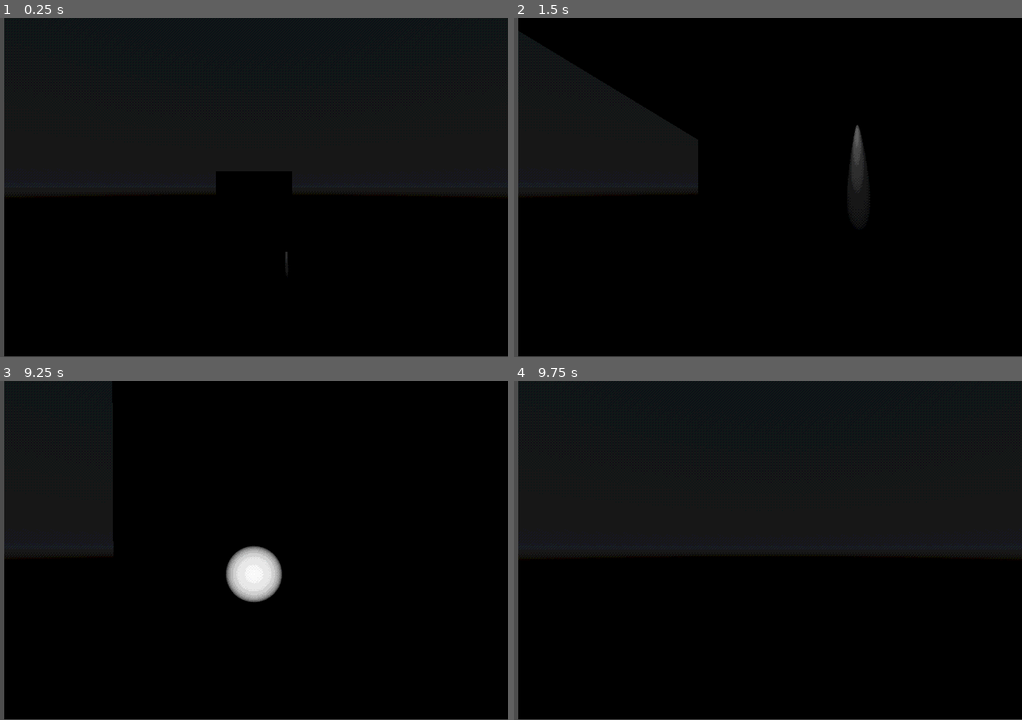
Above: before the commit, frames 1-4 (two rows, left to right).
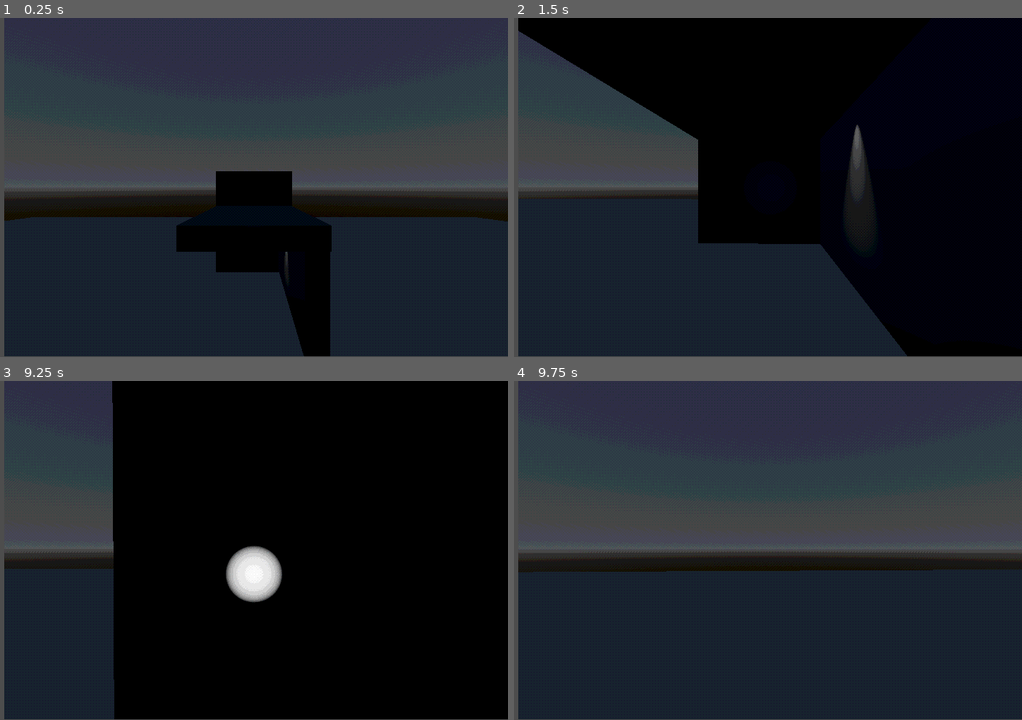
Above: after the commit, the same moments.

Repository: gurkenpoo/projectBP
Game: Godot game, scene res://Levels/testingArea.tscn
Two runs of this game, one before a commit and one after it. Both use one fixed random seed, a clock stepped at 60 frames per second and the inputs below.
Inputs (mouse positions are in pixels of both pictures, inside the frame that each line leads up to):
- Up to frame 1 (0.25 s): no input
- Up to frame 2 (1.5 s): tap Enter (ui_accept) at 0.5, 0.77 s; move the mouse to (798, 187) at 0.52 s; hold W (up) from 0.53 s (still down); move the mouse to (742, 187) at 1.27 s
- Up to frame 3 (9.25 s): tap Enter (ui_accept) at 1.52, 2.75, 3.02, 3.5, 3.77, 4.25, 4.52, 5, 5.75, 6.02, 6.77, 7.52, 9.02 s; move the mouse to (264, 543) at 2.02 s; move the mouse to (248, 557) at 2.77 s; move the mouse to (289, 553) at 3.52 s; move the mouse to (213, 547) at 4.27 s; move the mouse to (259, 550) at 5.02 s; move the mouse to (233, 543) at 5.77 s; release W (up) at 5.78 s; hold D (right) 5.78-6.53 s; move the mouse to (284, 550) at 6.52 s; hold W (up) 6.53-8.78 s; move the mouse to (228, 550) at 7.27 s; move the mouse to (264, 543) at 8.02 s; move the mouse to (248, 557) at 8.77 s; hold A (left) from 8.78 s (still down)
- Up to frame 4 (9.75 s): move the mouse to (803, 553) at 9.52 s; release A (left) at 9.53 s; hold W (up) from 9.53 s (still down)

The runs differ from the first frame. In frame 1, 85% of the frame differs, in the area x 0-100%, y 0-100%; in frame 2, 39%; in frame 3, 21%; in frame 4, 95%.

Commit message:
mock scripts and scences

Diff:
--- /dev/null
+++ b/Assets/Objects/enemy_test.tscn
@@ -0,0 +1,20 @@
+[gd_scene load_steps=4 format=3 uid="uid://cr1kedd2il21x"]
+
+[ext_resource type="Script" path="res://Scripts/zmb.gd" id="1_td4v7"]
+
+[sub_resource type="CapsuleShape3D" id="CapsuleShape3D_t6tq5"]
+
+[sub_resource type="CapsuleMesh" id="CapsuleMesh_733sb"]
+
+[node name="enemy" type="CharacterBody3D" groups=["enemies"]]
+transform = Transform3D(1, 0, 0, 0, 1, 0, 0, 0, 1, 0, 2, 0)
+script = ExtResource("1_td4v7")
+
+[node name="CollisionShape3D" type="CollisionShape3D" parent="."]
+shape = SubResource("CapsuleShape3D_t6tq5")
+
+[node name="MeshInstance3D" type="MeshInstance3D" parent="."]
+mesh = SubResource("CapsuleMesh_733sb")
+skeleton = NodePath("../CollisionShape3D")
+
+[node name="NavigationAgent3D" type="NavigationAgent3D" parent="."]
--- a/Levels/testingArea.tscn
+++ b/Levels/testingArea.tscn
@@ -4,7 +4,7 @@
 [ext_resource type="PackedScene" uid="uid://cut0k0beyn250" path="res://Assets/Objects/player.tscn" id="1_qec2b"]
 [ext_resource type="Shader" path="res://Shaders/postProcessPsx.gdshader" id="2_a86me"]
 [ext_resource type="Shader" path="res://Shaders/shaderMaterial.gdshader" id="3_ks6di"]
-[ext_resource type="PackedScene" uid="uid://gpme8efdo5th" path="res://Assets/Objects/zmb.tscn" id="5_apo27"]
+[ext_resource type="PackedScene" uid="uid://cr1kedd2il21x" path="res://Assets/Objects/enemy_test.tscn" id="5_ai5wd"]
 
 [sub_resource type="ShaderMaterial" id="ShaderMaterial_2hjne"]
 shader = ExtResource("2_a86me")
@@ -22,7 +22,7 @@
 
 [sub_resource type="Environment" id="Environment_226km"]
 background_mode = 2
-background_energy_multiplier = 0.2
+background_energy_multiplier = 0.4
 sky = SubResource("Sky_pw6oq")
 tonemap_mode = 2
 glow_enabled = true
@@ -154,5 +154,11 @@
 mesh = SubResource("PlaneMesh_qj2ol")
 material = SubResource("StandardMaterial3D_85jeh")
 
-[node name="zmb" parent="." instance=ExtResource("5_apo27")]
-transform = Transform3D(1, 0, 0, 0, 1, 0, 0, 0, 1, 0, 2.20113, 22.3875)
+[node name="enemy" parent="SubViewportContainer/SubViewport/Node3D" instance=ExtResource("5_ai5wd")]
+transform = Transform3D(1, 0, 0, 0, 1, 0, 0, 0, 1, 8.81032, 3, 5.81385)
+
+[node name="enemy2" parent="SubViewportContainer/SubViewport/Node3D" instance=ExtResource("5_ai5wd")]
+transform = Transform3D(1, 0, 0, 0, 1, 0, 0, 0, 1, 13.8237, 3, 15.9927)
+
+[node name="enemy3" parent="SubViewportContainer/SubViewport/Node3D" instance=ExtResource("5_ai5wd")]
+transform = Transform3D(1, 0, 0, 0, 1, 0, 0, 0, 1, 4.19341, 3, 19.3089)
--- a/Scripts/player.gd
+++ b/Scripts/player.gd
@@ -11,6 +11,7 @@
 func _ready():
 
 	Input.mouse_mode = Input.MOUSE_MODE_CAPTURED
+
 
 func _unhandled_input(event):
 	if event is InputEventMouseMotion:
--- a/Scripts/testingArea.gd
+++ b/Scripts/testingArea.gd
@@ -7,7 +7,6 @@
 func _physics_process(_delta):
 	get_tree().call_group("enemies", "update_target_location", player.global_transform.origin)
 	print($player.global_position)
-
 
 
 # Called when the node enters the scene tree for the first time.
--- a/Scripts/zmb.gd
+++ b/Scripts/zmb.gd
@@ -1,16 +1,22 @@
 extends CharacterBody3D
 
-@onready var nav_agent: NavigationAgent3D = $"../NavigationAgent3D"
-
+@onready var nav_agent: NavigationAgent3D = $NavigationAgent3D
 var SPEED: float = 3
 
-func _physics_process(delta: float) -> void:
-	var current_location: Vector3 = global_transform.origin
-	var next_location: Vector3 = nav_agent.get_next_location()
-	var new_velocity: Vector3 = (next_location - current_location).normalized() * SPEED
+func _physics_process(_delta):
+
+	var current_location = global_transform.origin #current enemy location
+	await get_tree().process_frame
+	var next_location = nav_agent.get_next_path_position() #next location the nav agent is directing towards
+	var new_velocity = (next_location - current_location).normalized() * SPEED #calculate velocity between current and next location
+
+
 
 	velocity = new_velocity
+
 	move_and_slide()
 
+
+
 func update_target_location(target_location):
-	nav_agent.set_target_location(target_location)
+	nav_agent.set_target_position(target_location)
--- a/project.godot
+++ b/project.godot
@@ -42,22 +42,26 @@
 
 up={
 "deadzone": 0.5,
-"events": [Object(InputEventKey,"resource_local_to_scene":false,"resource_name":"","device":-1,"window_id":0,"alt_pressed":false,"shift_pressed":false,"ctrl_pressed":false,"meta_pressed":false,"pressed":false,"keycode":87,"physical_keycode":87,"key_label":87,"unicode":119,"echo":false,"script":null)
+"events": [Object(InputEventKey,"resource_local_to_scene":false,"resource_name":"","device":-1,"window_id":0,"alt_pressed":false,"shift_pressed":false,"ctrl_pressed":false,"meta_pressed":false,"pressed":false,"keycode":87,"physical_keycode":0,"key_label":0,"unicode":119,"echo":false,"script":null)
+, Object(InputEventJoypadMotion,"resource_local_to_scene":false,"resource_name":"","device":-1,"axis":1,"axis_value":-1.0,"script":null)
 ]
 }
 down={
 "deadzone": 0.5,
 "events": [Object(InputEventKey,"resource_local_to_scene":false,"resource_name":"","device":-1,"window_id":0,"alt_pressed":false,"shift_pressed":false,"ctrl_pressed":false,"meta_pressed":false,"pressed":false,"keycode":0,"physical_keycode":83,"key_label":0,"unicode":115,"echo":false,"script":null)
+, Object(InputEventJoypadMotion,"resource_local_to_scene":false,"resource_name":"","device":-1,"axis":1,"axis_value":1.0,"script":null)
 ]
 }
 left={
 "deadzone": 0.5,
 "events": [Object(InputEventKey,"resource_local_to_scene":false,"resource_name":"","device":-1,"window_id":0,"alt_pressed":false,"shift_pressed":false,"ctrl_pressed":false,"meta_pressed":false,"pressed":false,"keycode":0,"physical_keycode":65,"key_label":0,"unicode":97,"echo":false,"script":null)
+, Object(InputEventJoypadMotion,"resource_local_to_scene":false,"resource_name":"","device":-1,"axis":0,"axis_value":-1.0,"script":null)
 ]
 }
 right={
 "deadzone": 0.5,
 "events": [Object(InputEventKey,"resource_local_to_scene":false,"resource_name":"","device":-1,"window_id":0,"alt_pressed":false,"shift_pressed":false,"ctrl_pressed":false,"meta_pressed":false,"pressed":false,"keycode":0,"physical_keycode":68,"key_label":0,"unicode":100,"echo":false,"script":null)
+, Object(InputEventJoypadMotion,"resource_local_to_scene":false,"resource_name":"","device":-1,"axis":0,"axis_value":1.0,"script":null)
 ]
 }
 quit={
